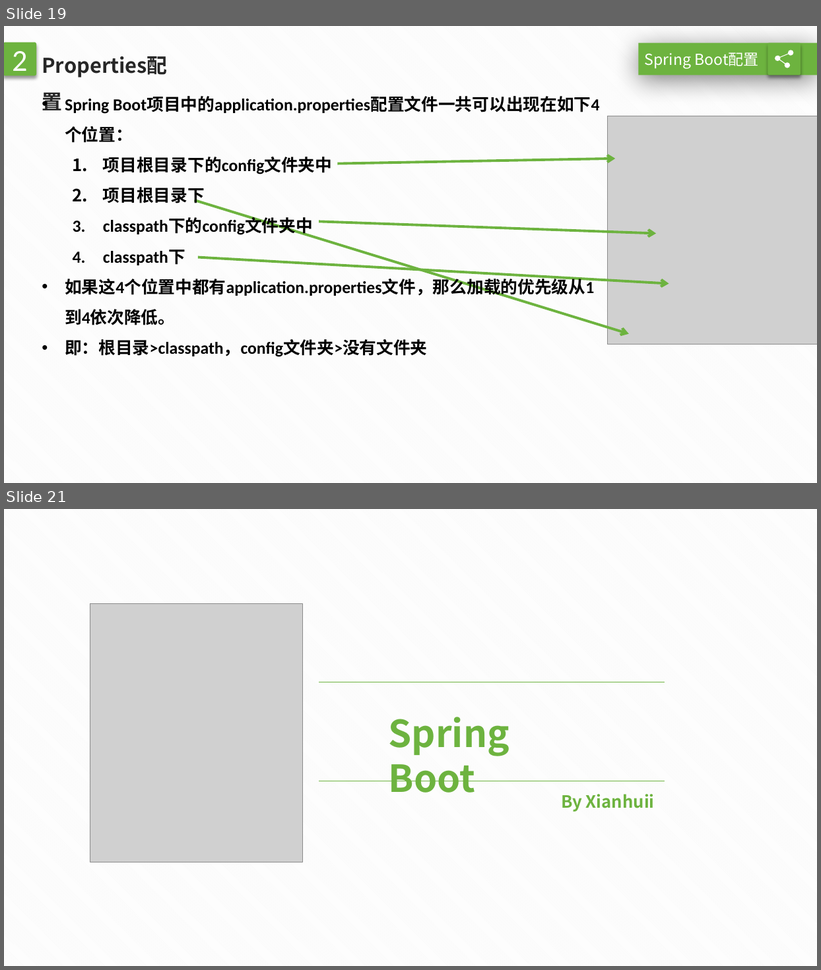
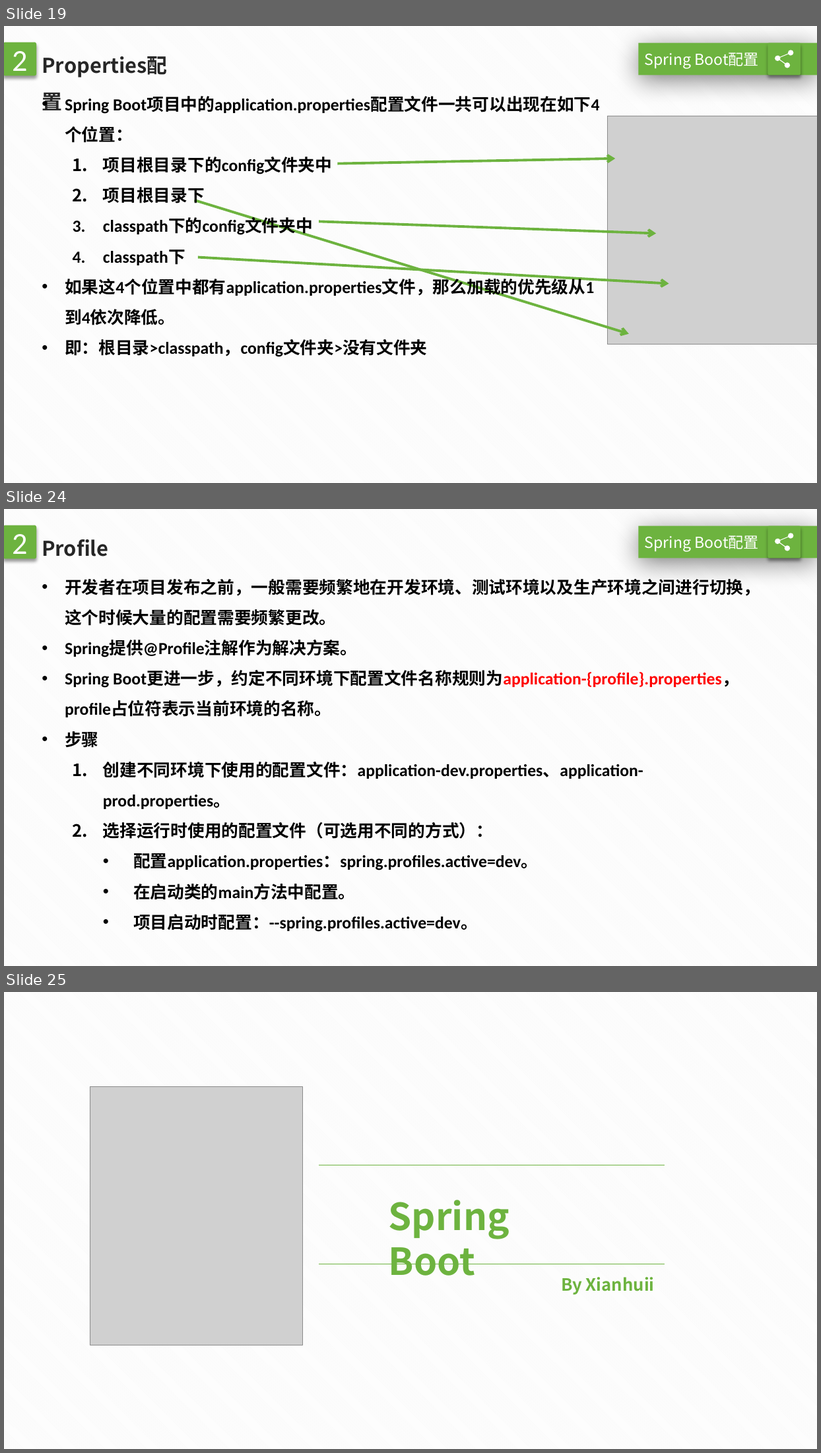
Before and after one commit to Xianhuii/myJava, a slide deck: SpringBoot/SpringBoot.pptx. Shown one above the other, each under a label of ours: slides 19 and 21 before the commit, slides 19, 24 and 25 after it; the slides between them are not shown. The pictures are 821x970 and 821x1453 pixels, drawn with LibreOffice and Linux fonts; fonts in the diff are those of the drawing; grey boxes stand for pictures. Boxes give left, top, right and bottom in pixels: in the first picture for what was removed or moved away, otherwise in the second. Text is boxed around its words. In the diff, an @@ line names an element or a change of style, - is before the commit and + after.

Commit message:
commit spring boot pptx

```diff
--- a/SpringBoot/SpringBoot.pptx
+++ b/SpringBoot/SpringBoot.pptx
@@ slide 24 added at bbox=[4, 509, 817, 966], background pattern #F2F2F2 on #FFFFFF @@
@@ rounded rectangle added at bbox=[4, 525, 36, 559], fill #6DB33F, outline #6DB33F 1 pt, 36 pt, text #FFFFFF @@
+2
@@ rectangle added at bbox=[639, 526, 817, 559], fill #6DB33F @@
@@ rounded rectangle added at bbox=[768, 525, 801, 558], fill #6DB33F @@
@@ text added at bbox=[42, 539, 108, 557], 24 pt, text #262626, bold @@
+Profile
@@ text added at bbox=[645, 535, 759, 551], 18 pt, text #FFFFFF @@
+Spring Boot配置
@@ freeform shape added at bbox=[775, 533, 794, 551], fill #FFFFFF @@
@@ text added at bbox=[65, 579, 760, 900], 20 pt, text #000000, bold @@
+• 开发者在项目发布之前，一般需要频繁地在开发环境、测试环境以及生产环境之间进行切换，这个时候大量的配置需要频繁更改。
+• Spring提供@Profile注解作为解决方案。
+• Spring Boot更进一步，约定不同环境下配置文件名称规则为application-{profile}.properties，profile占位符表示当前环境的名称。
+• 步骤
+  1. 创建不同环境下使用的配置文件：application-dev.properties、application-prod.properties。
+  2. 选择运行时使用的配置文件（可选用不同的方式）：
+    • 配置application.properties：spring.profiles.active=dev。
+    • 在启动类的main方法中配置。
+    • 项目启动时配置：--spring.profiles.active=dev。
@@ what was slide 21 is now slide 25 @@
```
Also in this commit, not shown: 2 slides changed, 3 other slides added.
